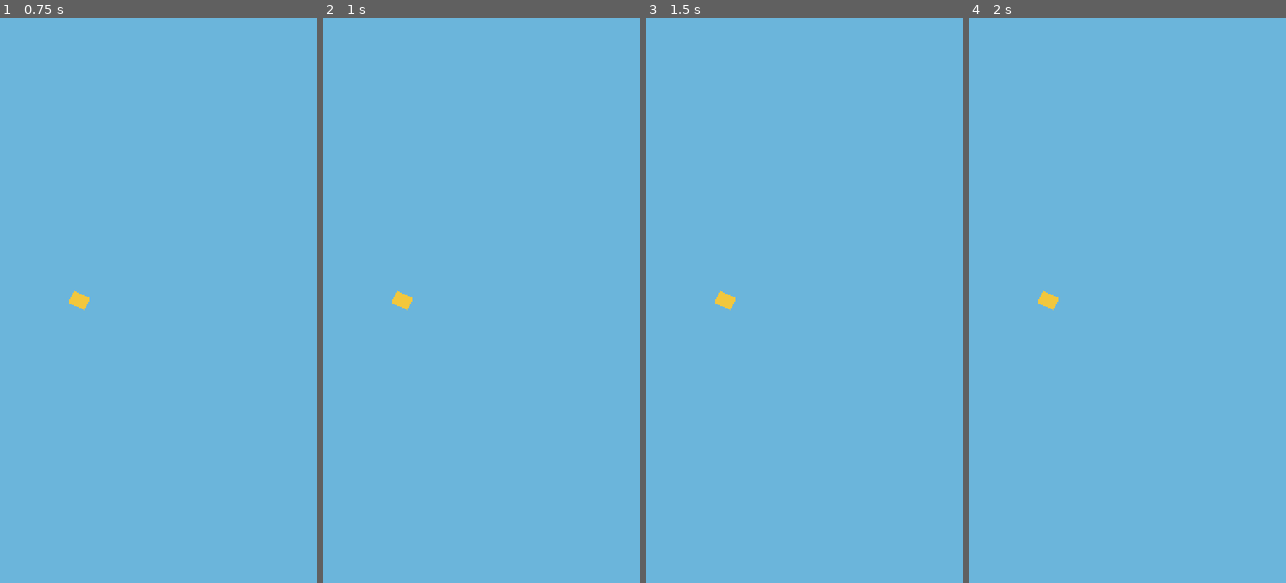
Above: before the commit, frames 1-4 (left to right).
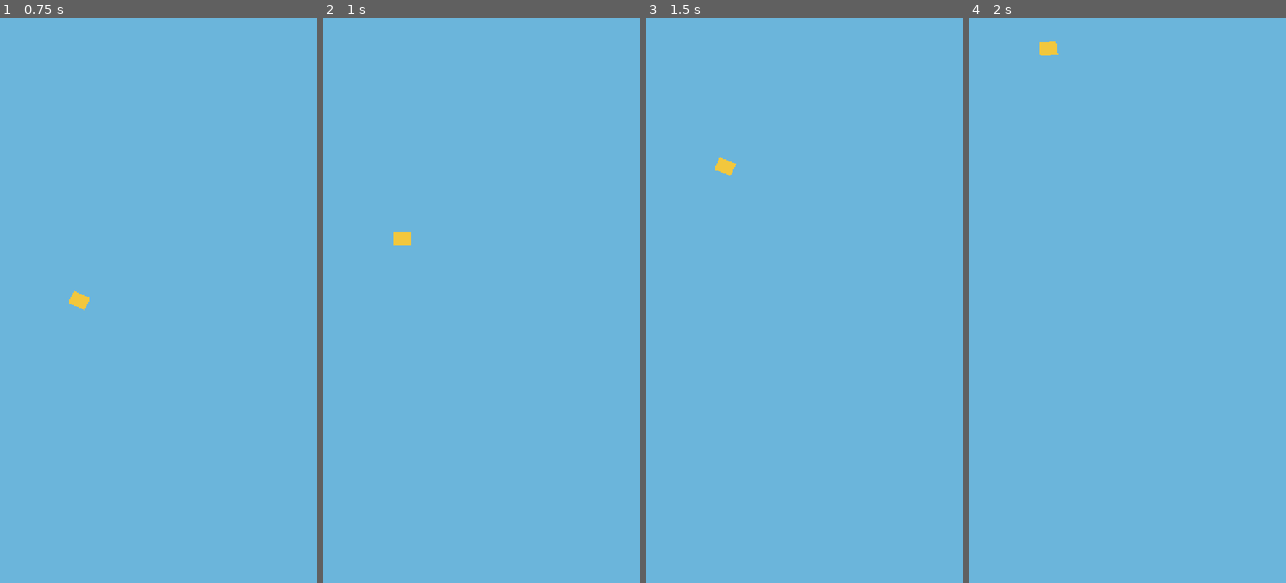
Above: after the commit, the same moments.

Repository: rldona/flapo
Game: Godot game, scene res://scenes/Main.tscn
Two runs of this game, one before a commit and one after it. Both use one fixed random seed, a clock stepped at 60 frames per second and the inputs below.
Inputs:
- Up to frame 1 (0.75 s): no input
- Up to frame 2 (1 s): tap Space (flap) at 0.77 s
- Up to frame 3 (1.5 s): tap Space (flap) at 1.07 s
- Up to frame 4 (2 s): tap Space (flap) at 1.52, 1.82 s

Frame 1 is identical in both runs. In frame 2, 0.3% of the frame differs, in the area x 21-29%, y 37-52%; in frame 3, 0.3%; in frame 4, 0.3%.

Commit message:
fix: resolver la referencia a Bird en Main.tscn (T-023)
Un @export tipado como nodo se serializa como NodePath, pero Godot
solo lo resuelve si la cabecera del nodo declara node_paths. Sin ese
atributo, Main.bird quedaba en null y Flapo nunca recibía el cambio
de estado ni caía.

Diff:
--- a/scenes/Main.tscn
+++ b/scenes/Main.tscn
@@ -3,7 +3,7 @@
 [ext_resource type="Script" path="res://scripts/main.gd" id="1_main"]
 [ext_resource type="PackedScene" path="res://scenes/Bird.tscn" id="2_bird"]
 
-[node name="Main" type="Node2D"]
+[node name="Main" type="Node2D" node_paths=PackedStringArray("bird")]
 script = ExtResource("1_main")
 bird = NodePath("Bird")
 
